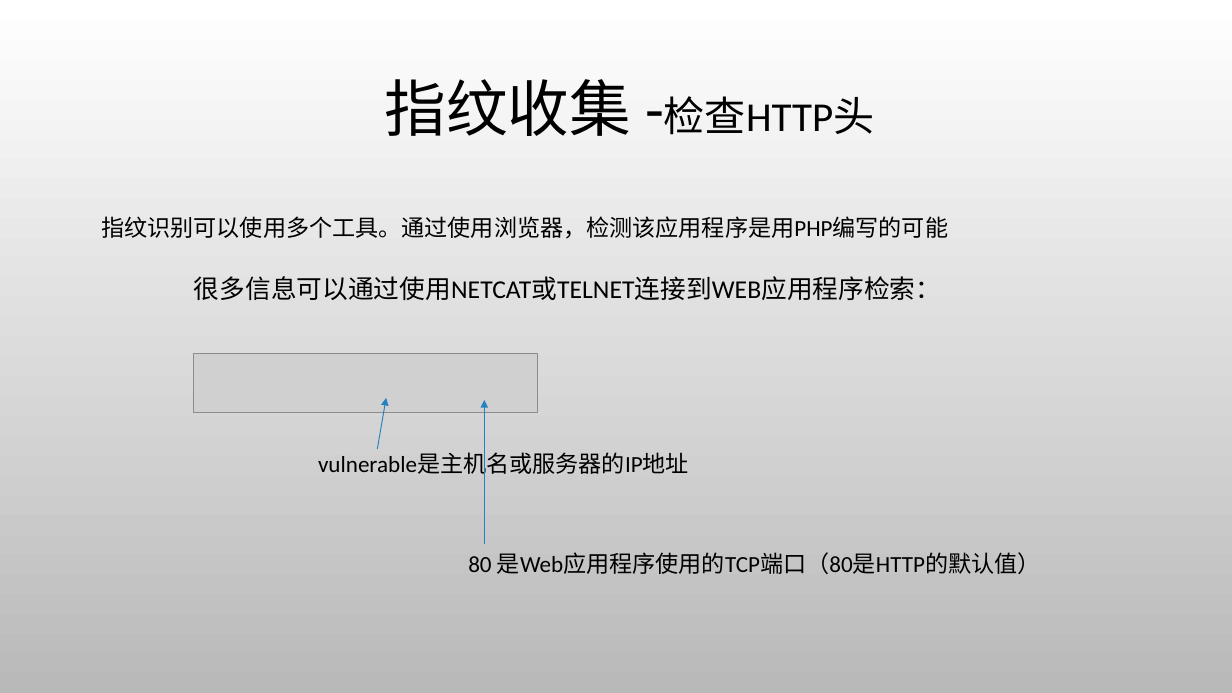
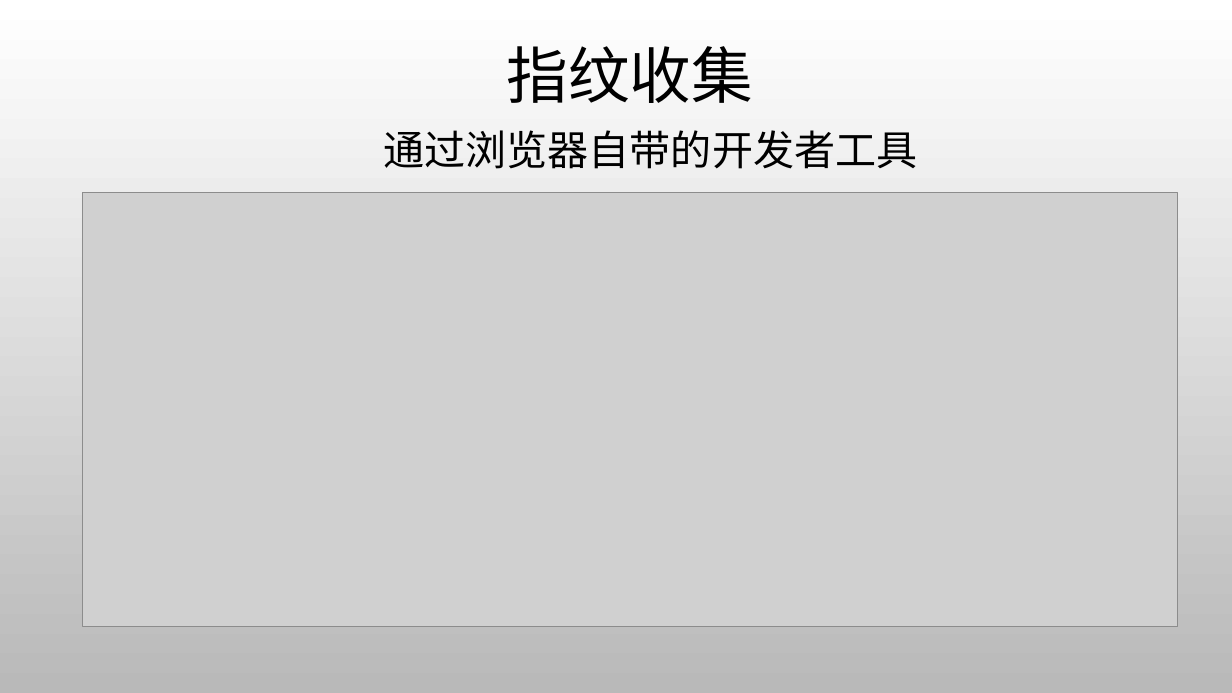
Before and after one commit to CUCCS/ns, a slide deck: slide 14 of 2016-2/zc_snRNA/FlippedClassroom_FromSqlInjectionToShell/From SQL injection to Shell.pptx (slide 7 before the commit). Drawn at 1232x693 pixels with LibreOffice and Linux fonts; fonts in the diff are those of the drawing; grey boxes stand for pictures; background and template pictures are left out. Boxes give left, top, right and bottom in pixels: in the first picture for what was removed or moved away, otherwise in the second. Text is boxed around its words. In the diff, an @@ line names an element or a change of style, - is before the commit and + after.

```diff
--- a/2016-2/zc_snRNA/FlippedClassroom_FromSqlInjectionToShell/From SQL injection to Shell.pptx
+++ b/2016-2/zc_snRNA/FlippedClassroom_FromSqlInjectionToShell/From SQL injection to Shell.pptx
@@ title at box(383, 46, 917, 169): text changed @@
-指纹收集 -检查HTTP头
+指纹收集
+通过浏览器自带的开发者工具
@@ picture added at box(82, 192, 1177, 627) @@
@@ text removed at box(101, 216, 948, 239) @@
-指纹识别可以使用多个工具。通过使用浏览器，检测该应用程序是用PHP编写的可能
@@ text removed at box(194, 276, 941, 300) @@
-很多信息可以通过使用NETCAT或TELNET连接到WEB应用程序检索：
@@ picture removed at box(193, 354, 538, 413) @@
@@ arrow removed from (377, 449) to (386, 398) @@
@@ arrow removed from (484, 544) to (484, 400) @@
@@ text removed at box(318, 452, 689, 478) @@
-vulnerable是主机名或服务器的IP地址
@@ text removed at box(468, 552, 1041, 574) @@
-80 是Web应用程序使用的TCP端口（80是HTTP的默认值）
```
Also in this commit, not shown: 20 other slides changed, 11 slides added, 7 slides removed.
